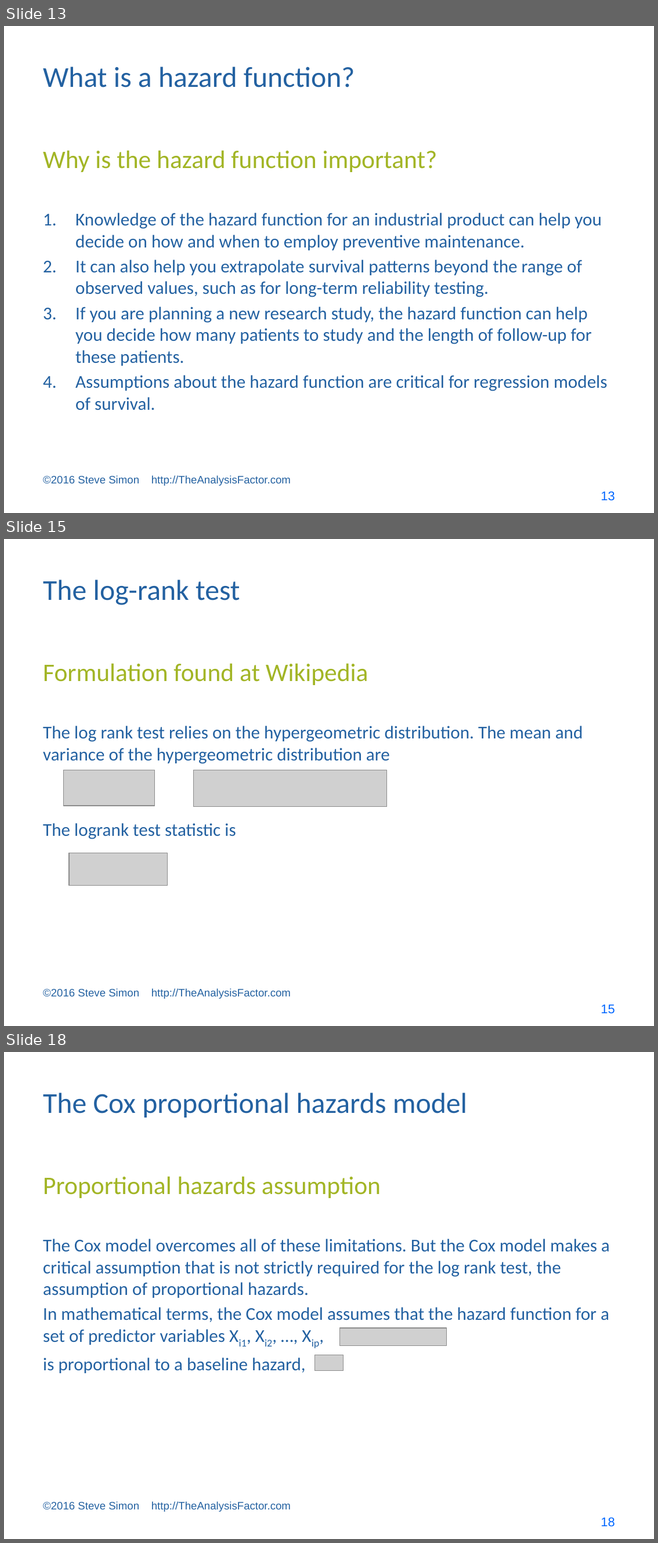
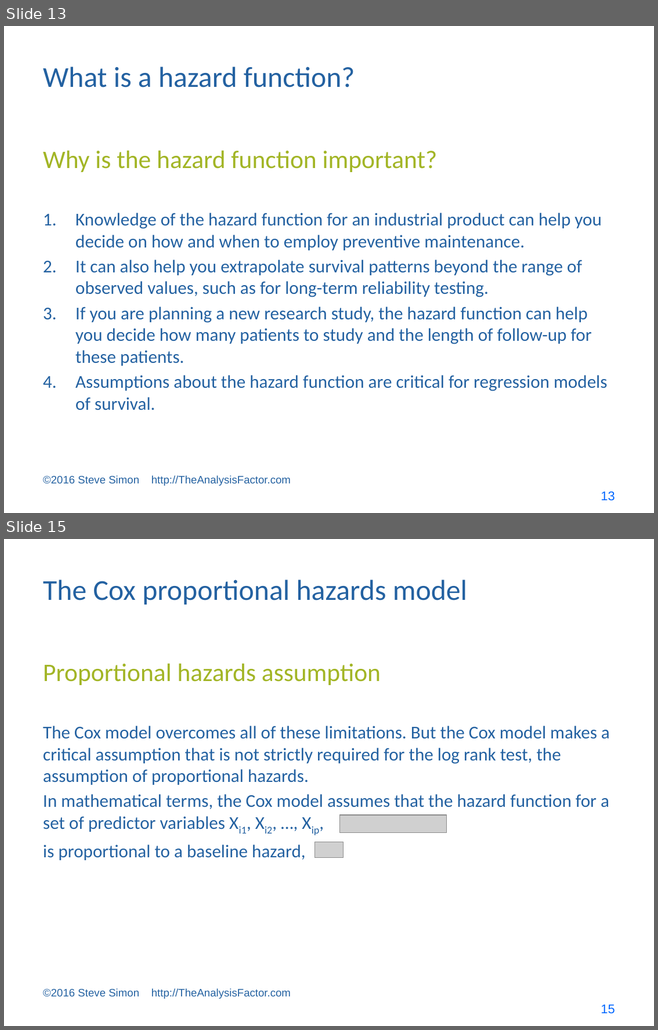
Before and after one commit to pmean/survival-models, a slide deck: bin/survival lecture 2.pptx. Shown one above the other, each under a label of ours: slides 13, 15 and 18 before the commit, slides 13 and 15 after it; the slides between them are not shown. The pictures are 658x1543 and 658x1030 pixels, drawn with LibreOffice and Linux fonts; fonts in the diff are those of the drawing; grey boxes stand for pictures. Boxes give left, top, right and bottom in pixels: in the first picture for what was removed or moved away, otherwise in the second. Text is boxed around its words. In the diff, an @@ line names an element or a change of style, - is before the commit and + after.

```diff
--- a/bin/survival lecture 2.pptx
+++ b/bin/survival lecture 2.pptx
@@ slide 15 removed at box(4, 539, 654, 1026), background #FFFFFF @@
@@ title removed at box(43, 580, 239, 605) @@
-The log-rank test
@@ text removed at box(43, 663, 368, 685) @@
-Formulation found at Wikipedia
@@ text removed at box(43, 726, 583, 839) @@
-The log rank test relies on the hypergeometric distribution. The mean and variance of the hypergeometric distribution are
-The logrank test statistic is
@@ picture removed at box(64, 770, 155, 806) @@
@@ picture removed at box(194, 770, 387, 808) @@
@@ picture removed at box(69, 853, 168, 885) @@
@@ text removed at box(43, 988, 291, 999) @@
-©2016 Steve Simon http://TheAnalysisFactor.com
@@ page number removed at box(600, 1005, 614, 1014) @@
-15
@@ what was slide 18 is now slide 15 @@
@@ page number at box(600, 1005, 614, 1014): text changed @@
-18
+15
```
Also in this commit, not shown: 1 slide changed, 2 other slides removed, 4 other files.
